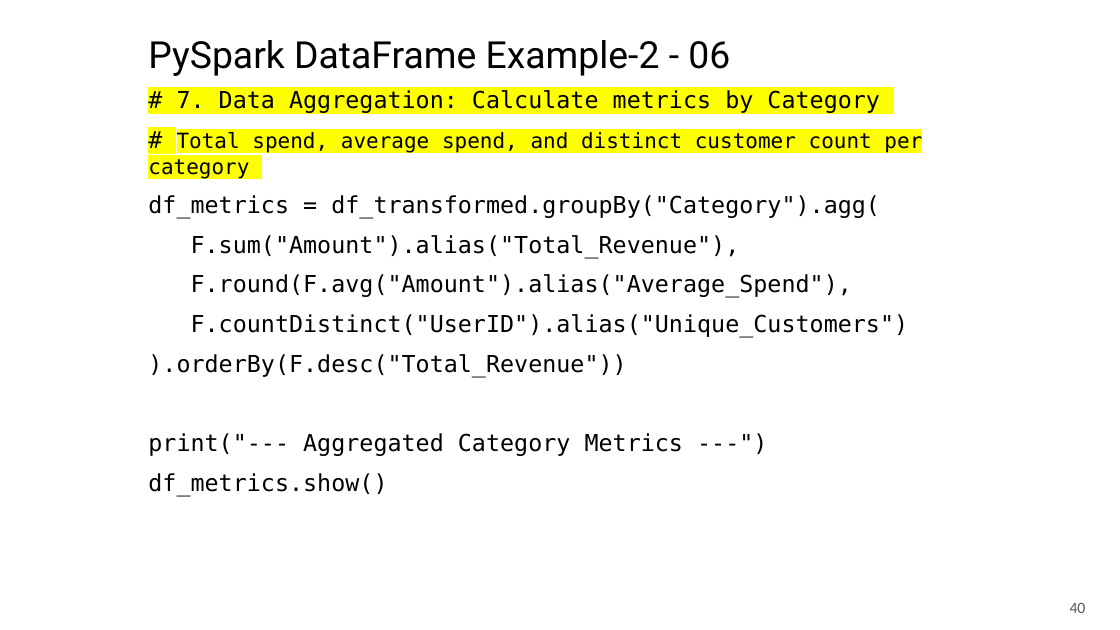
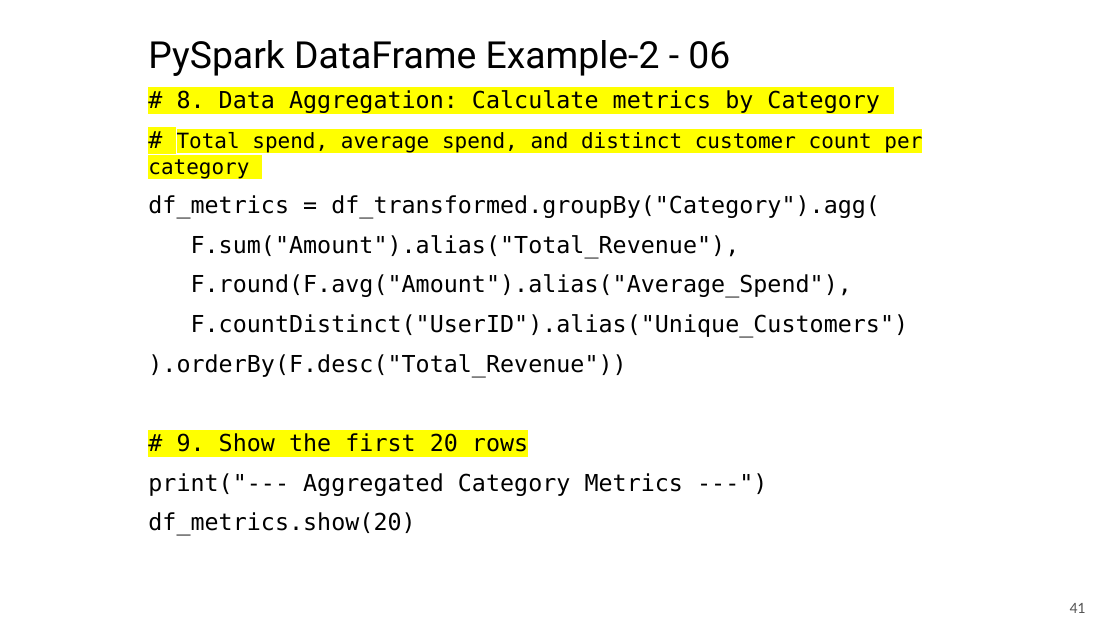
Before and after one commit to mahmoudparsian/big-data-modeling, a slide deck: slide 41 of course_information/COURSE_OUTLINE_10_WEEKS.pptx (slide 40 before the commit). Drawn at 1120x630 pixels with LibreOffice and Linux fonts; fonts in the diff are those of the drawing; background and template pictures are left out. Boxes give left, top, right and bottom in pixels: in the first picture for what was removed or moved away, otherwise in the second. Text is boxed around its words. In the diff, an @@ line names an element or a change of style, - is before the commit and + after.

```diff
--- a/course_information/COURSE_OUTLINE_10_WEEKS.pptx
+++ b/course_information/COURSE_OUTLINE_10_WEEKS.pptx
@@ subtitle at (x1=177, y1=90, x2=880, y2=113): text changed @@
-# 7. Data Aggregation: Calculate metrics by Category
+# 8. Data Aggregation: Calculate metrics by Category
@@ subtitle at (x1=177, y1=433, x2=528, y2=452): paragraph added @@
+# 9. Show the first 20 rows
@@ subtitle at (x1=148, y1=512, x2=415, y2=536): text changed @@
-df_metrics.show()
+df_metrics.show(20)
@@ page number at (x1=1070, y1=603, x2=1086, y2=613): text changed @@
-40
+41
```
Also in this commit, not shown: 23 other slides changed, 2 slides added, 2 other files.
